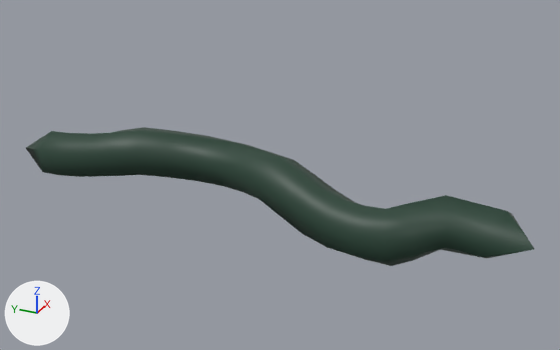
The FBX model Assets/_SIM/RootSegment_A(1).fbx, before and after one commit.
Camera for both pictures: a 50 mm lens placed at (-7.01, -6.57, 4.09), pointed at (0.22, -3.32, 0.48). Every picture has the same lights, and +X, +Y and +Z are marked at lower left. Where no turn or scale is listed for an object, it has been applied to the vertices.

The first picture shows 'RootSeg_A'.
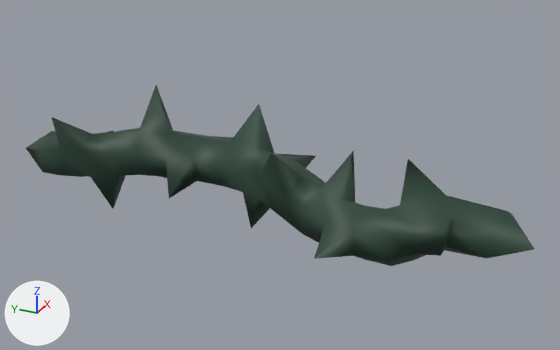
Changed parts and their boxes [x1, y1, x2, y2] in the pictures (560 x 350 px):
'RootSeg_A', reshaped (30% taller): before [26, 127, 534, 266]; after [26, 85, 534, 266]
part 1 of me_mesh, built on: before [62, 127, 450, 255]; after [52, 85, 450, 259]

What the commit changed:
me_mesh is used by ob_rootseg_a; location (0.0, 0.0, 0.0).
me_mesh had 111 vertices, 114 faces and spanned x -0.53..0.68, y -6.13..0.13, z -0.06..0.78.
me_mesh now has 127 vertices, 162 faces and spans x -0.92..1.11, y -6.13..0.13, z -0.26..1.28.
Part 1, on me_mesh:
16 faces are deleted.
16 vertices are added at x -0.92..1.11, y -5.37..-0.73, z -0.26..1.28.
64 new faces join them.
